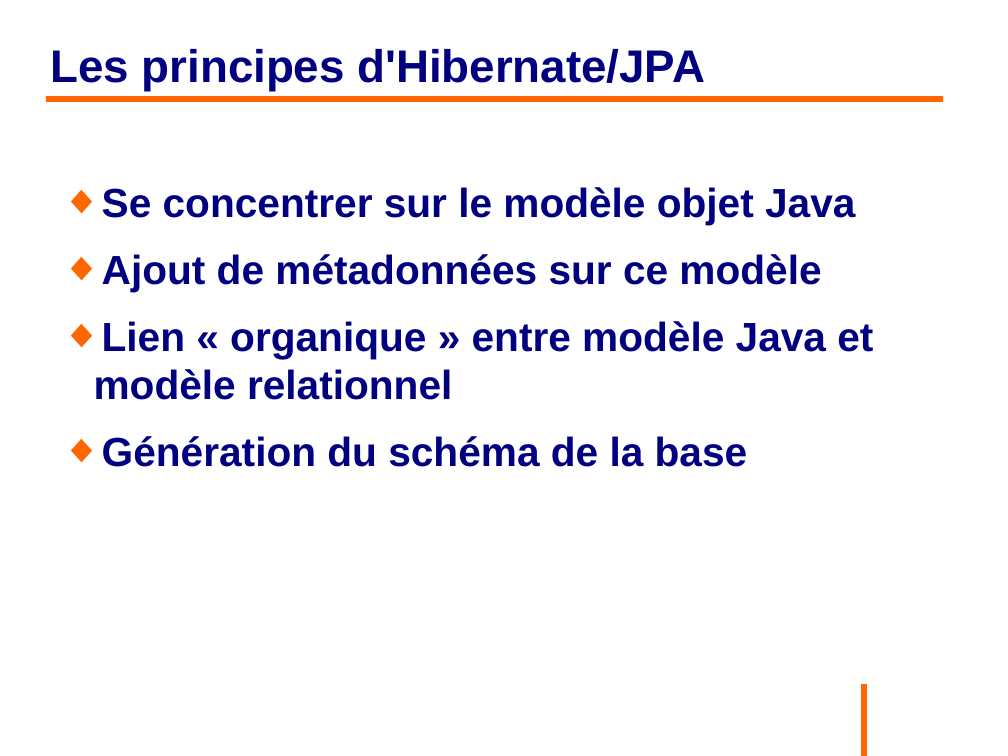
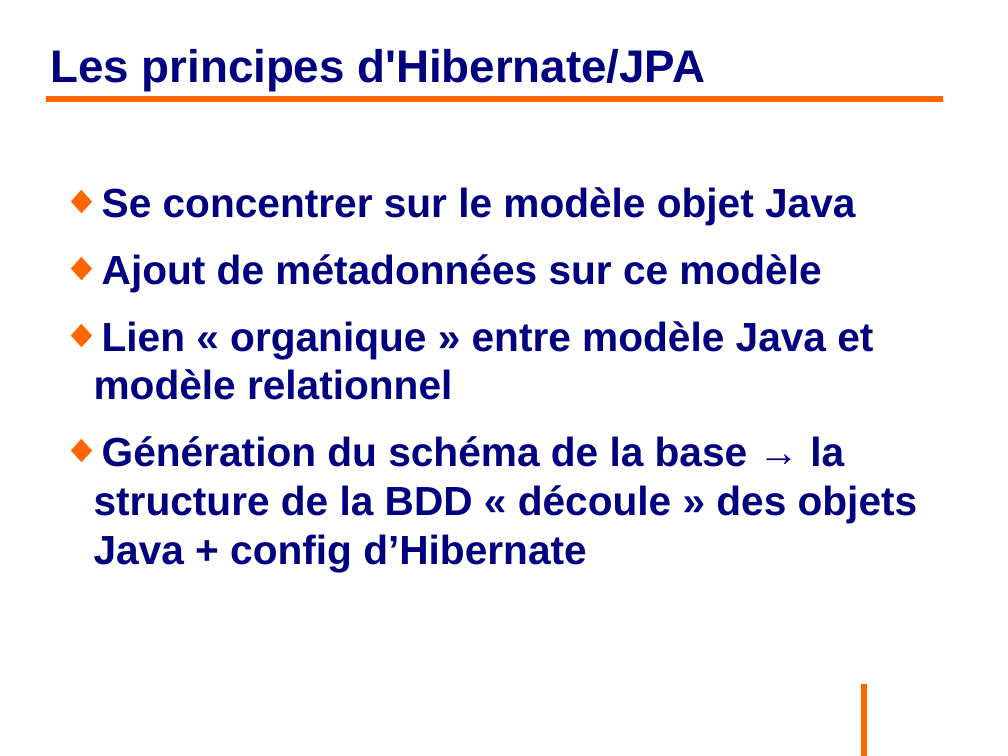
Before and after one commit to philphils/formation-hibernate-basique, a slide deck: slide 19 of Documentation/diapo_formation_hibernate.odp (slide 18 before the commit). Drawn at 1008x756 pixels with LibreOffice and Linux fonts; fonts in the diff are those of the drawing; background and template pictures are left out. Boxes give left, top, right and bottom in pixels: in the first picture for what was removed or moved away, otherwise in the second. Text is boxed around its words. In the diff, an @@ line names an element or a change of style, - is before the commit and + after.

```diff
--- a/Documentation/diapo_formation_hibernate.odp
+++ b/Documentation/diapo_formation_hibernate.odp
@@ text at box(94, 436, 918, 571): text changed @@
-◆ Génération du schéma de la base
+◆ Génération du schéma de la base → la structure de la BDD « découle » des objets Java + config d’Hibernate
```
Also in this commit, not shown: 12 other slides changed, 1 slide added.
